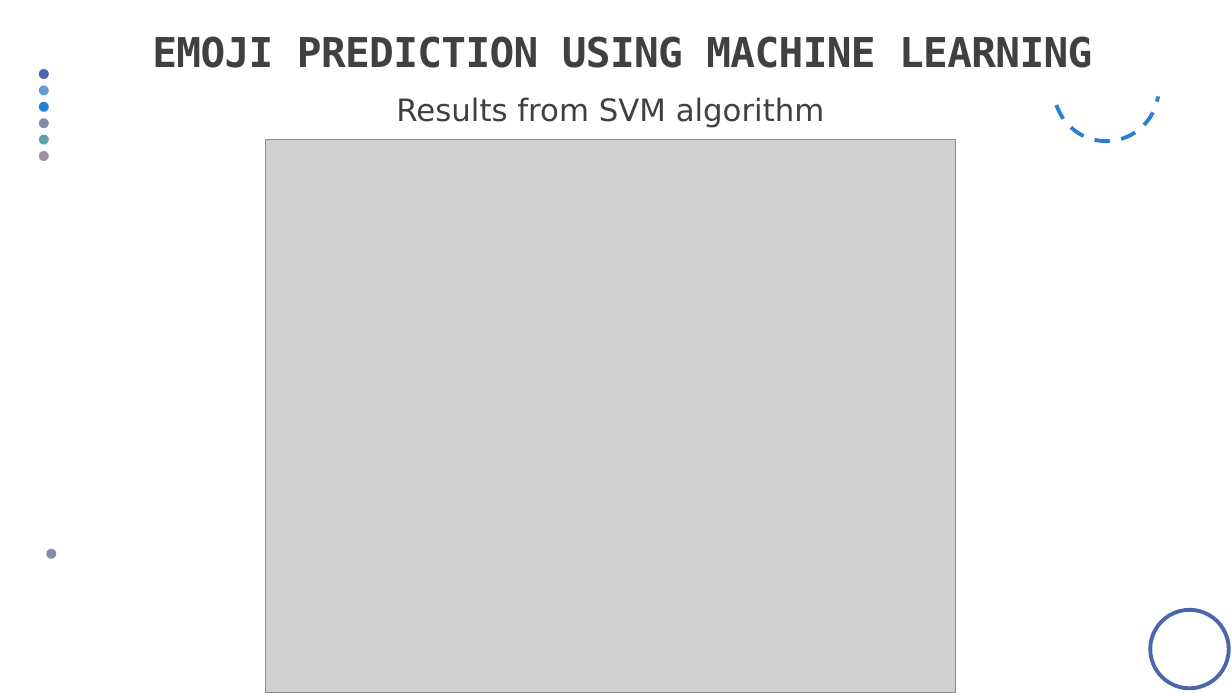
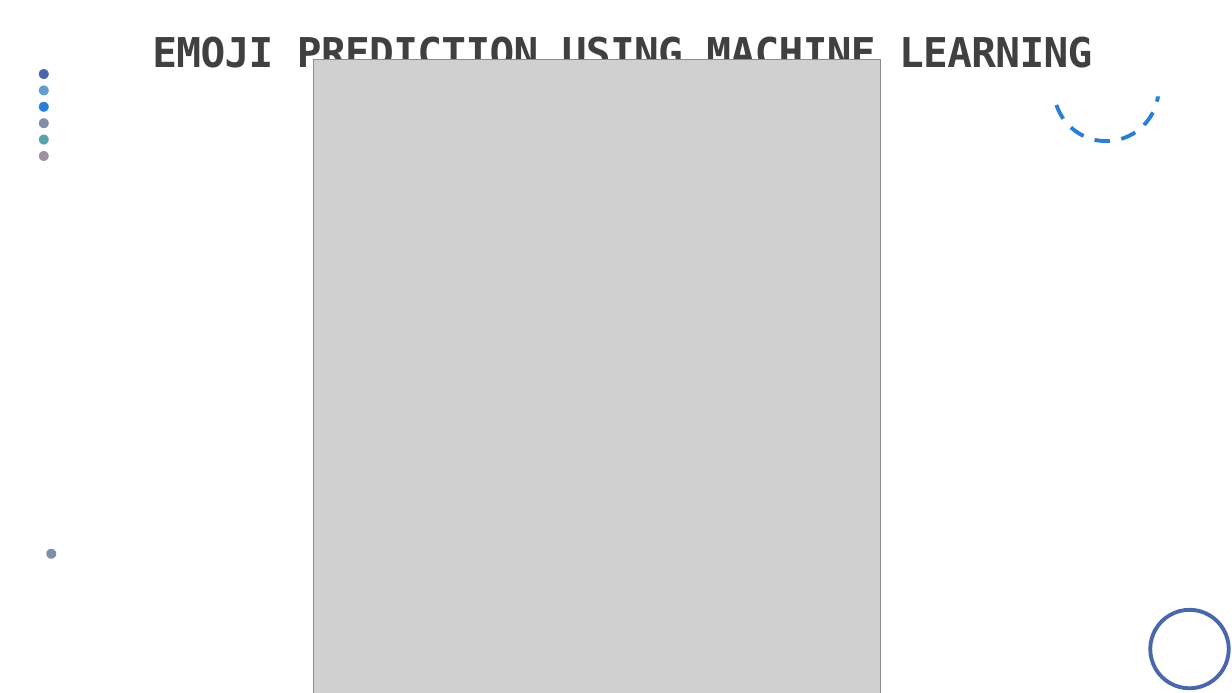
Before and after one commit to Defcon27/Emoji-Prediction-using-Deep-Learning, a slide deck: slide 19 of Docs/Presentation.pptx. Drawn at 1232x693 pixels with LibreOffice and Linux fonts; fonts in the diff are those of the drawing; grey boxes stand for pictures. Boxes give left, top, right and bottom in pixels: in the first picture for what was removed or moved away, otherwise in the second. Text is boxed around its words. In the diff, an @@ line names an element or a change of style, - is before the commit and + after.

Commit message:
Uodated Emoji ppt

```diff
--- a/Docs/Presentation.pptx
+++ b/Docs/Presentation.pptx
@@ picture: place and size @@
-picture at [266,140,956,693]
+picture at [313,60,880,693]
@@ text removed at [396,97,825,128] @@
-Results from SVM algorithm
```
Also in this commit, not shown: 3 other slides changed.
